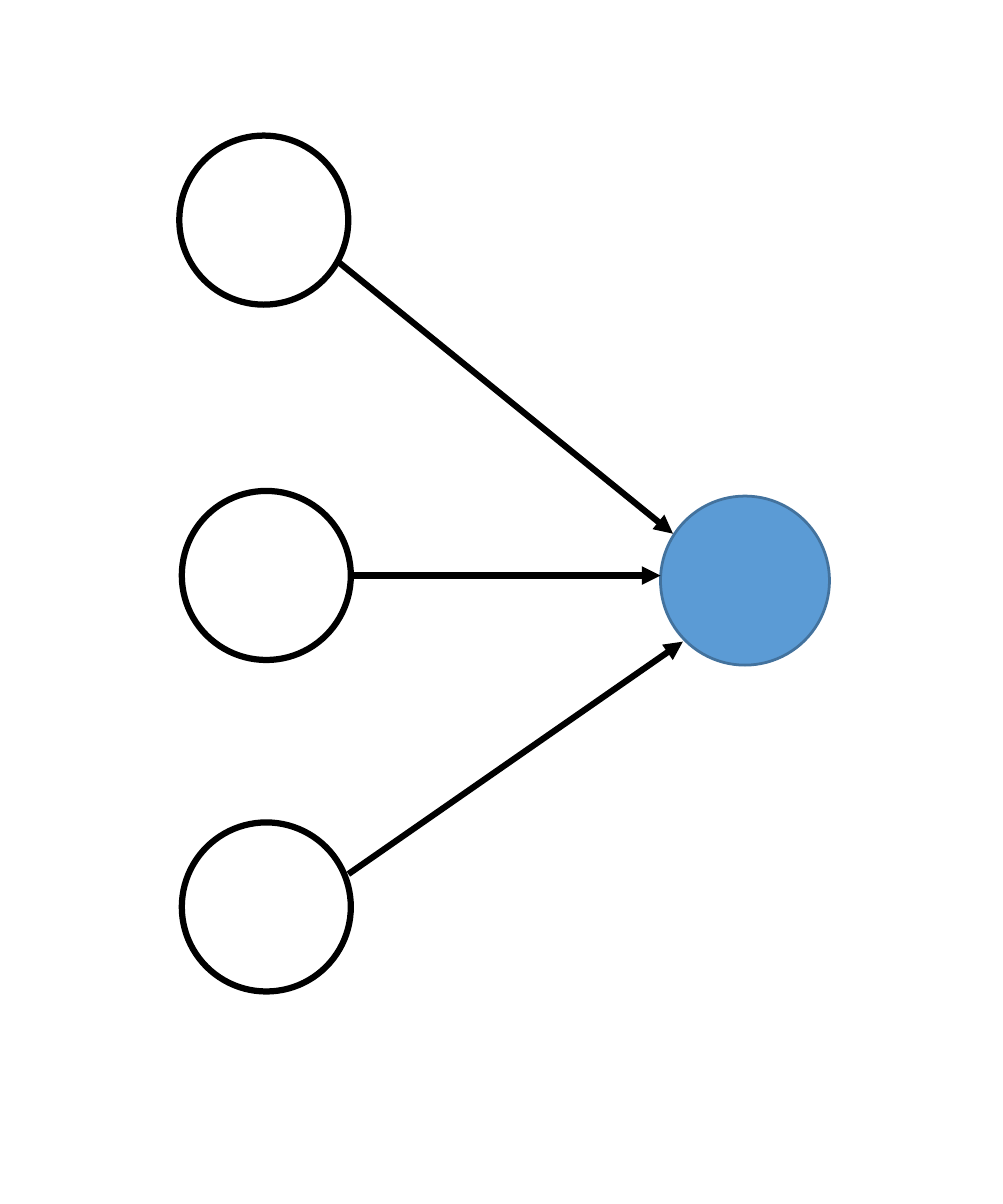
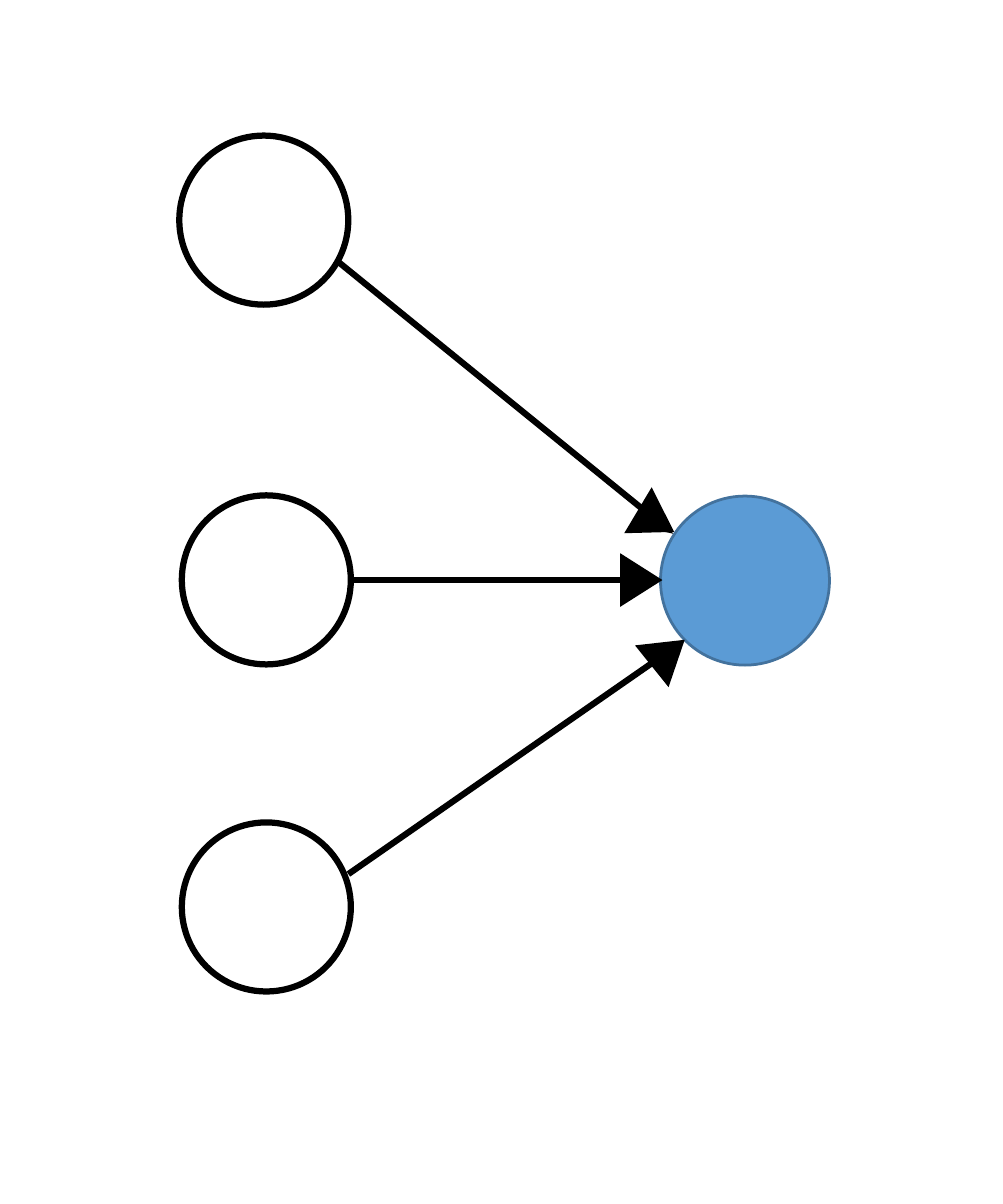
Before and after one commit to riteshbachhar/Fraud-detection-using-AI, a slide deck: slide 3 of Kate/diagrams.pptx. Drawn at 1003x1204 pixels with LibreOffice and Linux fonts; fonts in the diff are those of the drawing. Boxes give left, top, right and bottom in pixels: in the first picture for what was removed or moved away, otherwise in the second. Text is boxed around its words. In the diff, an @@ line names an element or a change of style, - is before the commit and + after.

```diff
--- a/Kate/diagrams.pptx
+++ b/Kate/diagrams.pptx
@@ ellipse: place and size @@
-ellipse at [183, 491, 351, 660]
+ellipse at [183, 495, 351, 664]
@@ triangle added at [627, 490, 685, 551], fill #000000, outline #000000 1 pt @@
@@ triangle added at [621, 557, 659, 605], fill #000000, outline #000000 1 pt @@
@@ arrow moved from (351, 576) - (660, 576) to (351, 580) - (660, 580) @@
@@ triangle added at [638, 622, 698, 684], fill #000000, outline #000000 1 pt @@
```
Also in this commit, not shown: 1 other slide changed, 10 other files.
